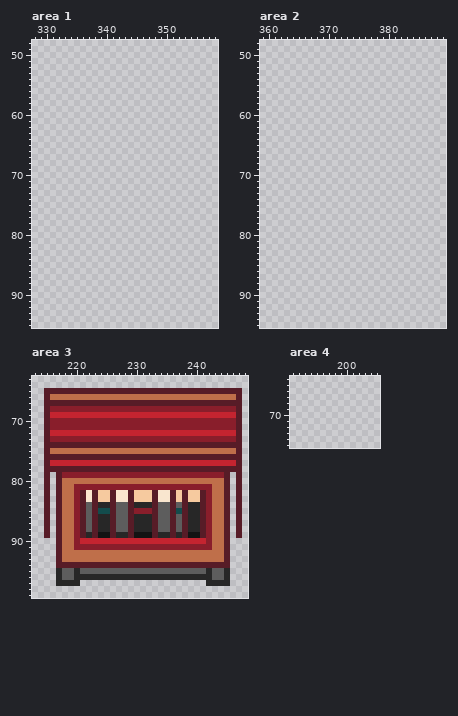
Pixel-art file -- Aesprite Files/Scientist_House_Tiles_n_Props.aseprite. That is the earlier state.
400x208 pixels, 1 frame. Shown: area 1: x 328..358, y 48..95; area 2: x 359..389, y 48..95; area 3: x 213..248, y 63..99; area 4: x 191..205, y 64..75. The commit also changed other parts of the picture, which this record leaves out.
Now the later version:
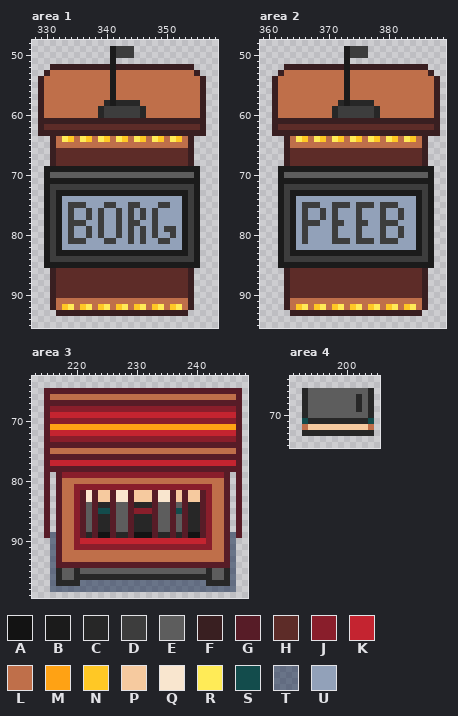
Palette (. is transparent): A #131313  B #1b1b1b  C #272727  D #3d3d3d  E #5d5d5d  F #391f21  G #571c27  H #5d2c28  J #891e2b  K #c42430  L #bf6f4a  M #ffa214  N #ffc825  P #f6ca9f  Q #f9e6cf  R #ffeb57  S #134c4c  T #03193f7e  U #92a1b9
Edits made:
Changed rows in their new state; - is an unchanged pixel.
Area 1, layer "Layer 2":
first column x 329:
49 ------------BDDD------------
50 ------------BDDD------------
51 ------------B---------------
52 --FFFFFFFFFFBFFFFFFFFFFFFF--
53 -FLLLLLLLLLLBLLLLLLLLLLLLLF-
54 FLLLLLLLLLLLBLLLLLLLLLLLLLLF
55 FLLLLLLLLLLLBLLLLLLLLLLLLLLF
56 FLLLLLLLLLLLBLLLLLLLLLLLLLLF
57 FLLLLLLLLLLLBLLLLLLLLLLLLLLF
58 FLLLLLLLLLLCBCCCCLLLLLLLLLLF
59 FLLLLLLLLLCDDDDDDCLLLLLLLLLF
60 FLLLLLLLLLCDDDDDDCLLLLLLLLLF
61 FFFFFFFFFFFFFFFFFFFFFFFFFFFF
62 FHHHHHHHHHHHHHHHHHHHHHHHHHHF
63 FFFFFFFFFFFFFFFFFFFFFFFFFFFF
64 --FLRNLRNLRNLRNLRNLRNLRNLF--
65 --FLLLLLLLLLLLLLLLLLLLLLLF--
66 --FHHHHHHHHHHHHHHHHHHHHHHF--
67 --FHHHHHHHHHHHHHHHHHHHHHHF--
68 --FHHHHHHHHHHHHHHHHHHHHHHF--
69 -BBBBBBBBBBBBBBBBBBBBBBBBBB-
70 -BEEEEEEEEEEEEEEEEEEEEEEEEB-
71 -BBBBBBBBBBBBBBBBBBBBBBBBBB-
72 -BDDDDDDDDDDDDDDDDDDDDDDDDB-
73 -BDBBBBBBBBBBBBBBBBBBBBBBDB-
74 -BDBUUUUUUUUUUUUUUUUUUUUBDB-
75 -BDBUDDDUUUDDUUDDUUUDDUUBDB-
76 -BDBUDUUDUDUUDUDUDUDUUUUBDB-
77 -BDBUDUUDUDUUDUDUDUDUUUUBDB-
78 -BDBUDDDUUDUUDUDDUUDUUUUBDB-
79 -BDBUDUUDUDUUDUDUDUDUDDUBDB-
80 -BDBUDUUDUDUUDUDUDUDUUDUBDB-
81 -BDBUDDDUUUDDUUDUDUUDDUUBDB-
82 -BDBUUUUUUUUUUUUUUUUUUUUBDB-
83 -BDBBBBBBBBBBBBBBBBBBBBBBDB-
84 -BDDDDDDDDDDDDDDDDDDDDDDDDB-
85 -BBBBBBBBBBBBBBBBBBBBBBBBBB-
86 --FHHHHHHHHHHHHHHHHHHHHHHF--
87 --FHHHHHHHHHHHHHHHHHHHHHHF--
88 --FHHHHHHHHHHHHHHHHHHHHHHF--
89 --FHHHHHHHHHHHHHHHHHHHHHHF--
90 --FHHHHHHHHHHHHHHHHHHHHHHF--
91 --FLLLLLLLLLLLLLLLLLLLLLLF--
92 --FLNRLNRLNRLNRLNRLNRLNRLF--
93 ---FFFFFFFFFFFFFFFFFFFFFF---
Area 2, layer "Layer 2":
first column x 361:
49 ------------BDDD------------
50 ------------BDDD------------
51 ------------B---------------
52 --FFFFFFFFFFBFFFFFFFFFFFFF--
53 -FLLLLLLLLLLBLLLLLLLLLLLLLF-
54 FLLLLLLLLLLLBLLLLLLLLLLLLLLF
55 FLLLLLLLLLLLBLLLLLLLLLLLLLLF
56 FLLLLLLLLLLLBLLLLLLLLLLLLLLF
57 FLLLLLLLLLLLBLLLLLLLLLLLLLLF
58 FLLLLLLLLLLCBCCCCLLLLLLLLLLF
59 FLLLLLLLLLCDDDDDDCLLLLLLLLLF
60 FLLLLLLLLLCDDDDDDCLLLLLLLLLF
61 FFFFFFFFFFFFFFFFFFFFFFFFFFFF
62 FHHHHHHHHHHHHHHHHHHHHHHHHHHF
63 FFFFFFFFFFFFFFFFFFFFFFFFFFFF
64 --FLRNLRNLRNLRNLRNLRNLRNLF--
65 --FLLLLLLLLLLLLLLLLLLLLLLF--
66 --FHHHHHHHHHHHHHHHHHHHHHHF--
67 --FHHHHHHHHHHHHHHHHHHHHHHF--
68 --FHHHHHHHHHHHHHHHHHHHHHHF--
69 -BBBBBBBBBBBBBBBBBBBBBBBBBB-
70 -BEEEEEEEEEEEEEEEEEEEEEEEEB-
71 -BBBBBBBBBBBBBBBBBBBBBBBBBB-
72 -BDDDDDDDDDDDDDDDDDDDDDDDDB-
73 -BDBBBBBBBBBBBBBBBBBBBBBBDB-
74 -BDBUUUUUUUUUUUUUUUUUUUUBDB-
75 -BDBUDDDUUDDDUDDDUDDDUUUBDB-
76 -BDBUDUUDUDUUUDUUUDUUDUUBDB-
77 -BDBUDUUDUDUUUDUUUDUUDUUBDB-
78 -BDBUDDDUUDDUUDDUUDDDUUUBDB-
79 -BDBUDUUUUDUUUDUUUDUUDUUBDB-
80 -BDBUDUUUUDUUUDUUUDUUDUUBDB-
81 -BDBUDUUUUDDDUDDDUDDDUUUBDB-
82 -BDBUUUUUUUUUUUUUUUUUUUUBDB-
83 -BDBBBBBBBBBBBBBBBBBBBBBBDB-
84 -BDDDDDDDDDDDDDDDDDDDDDDDDB-
85 -BBBBBBBBBBBBBBBBBBBBBBBBBB-
86 --FHHHHHHHHHHHHHHHHHHHHHHF--
87 --FHHHHHHHHHHHHHHHHHHHHHHF--
88 --FHHHHHHHHHHHHHHHHHHHHHHF--
89 --FHHHHHHHHHHHHHHHHHHHHHHF--
90 --FHHHHHHHHHHHHHHHHHHHHHHF--
91 --FLLLLLLLLLLLLLLLLLLLLLLF--
92 --FLNRLNRLNRLNRLNRLNRLNRLF--
93 ---FFFFFFFFFFFFFFFFFFFFFF---
Area 3, layers "Layer 2", "Layer 3":
first column x 216:
 71 MMMMMMMMMMMMMMMMMMMMMMMMMMMMMMM
first column x 216:
 89 T-----------------------------T
 90 T-----------------------------T
 91 T-----------------------------T
 92 T-----------------------------T
 93 T-----------------------------T
 94 T-----------------------------T
 95 T-----------------------------T
 96 T-----------------------------T
 97 T----TTTTTTTTTTTTTTTTTTTTT----T
 98 TTTTTTTTTTTTTTTTTTTTTTTTTTTTTTT
Area 4, layer "Layer 2":
first column x 193:
66 CEEEEEEEEEEC
67 CEEEEEEEECEC
68 CEEEEEEEECEC
69 CEEEEEEEECEC
70 CEEEEEEEEEEC
71 SCCCCCCCCCCS
72 LPPPPPPPPPPL
73 CCCCCCCCCCCC
Changed places in both pictures, as pixel boxes (x1, y1, x2, y2):
added: (38, 46, 206, 316)
added: (272, 46, 440, 316)
changed: (50, 424, 236, 430)
added: (50, 532, 236, 592)
added: (302, 388, 374, 436)
